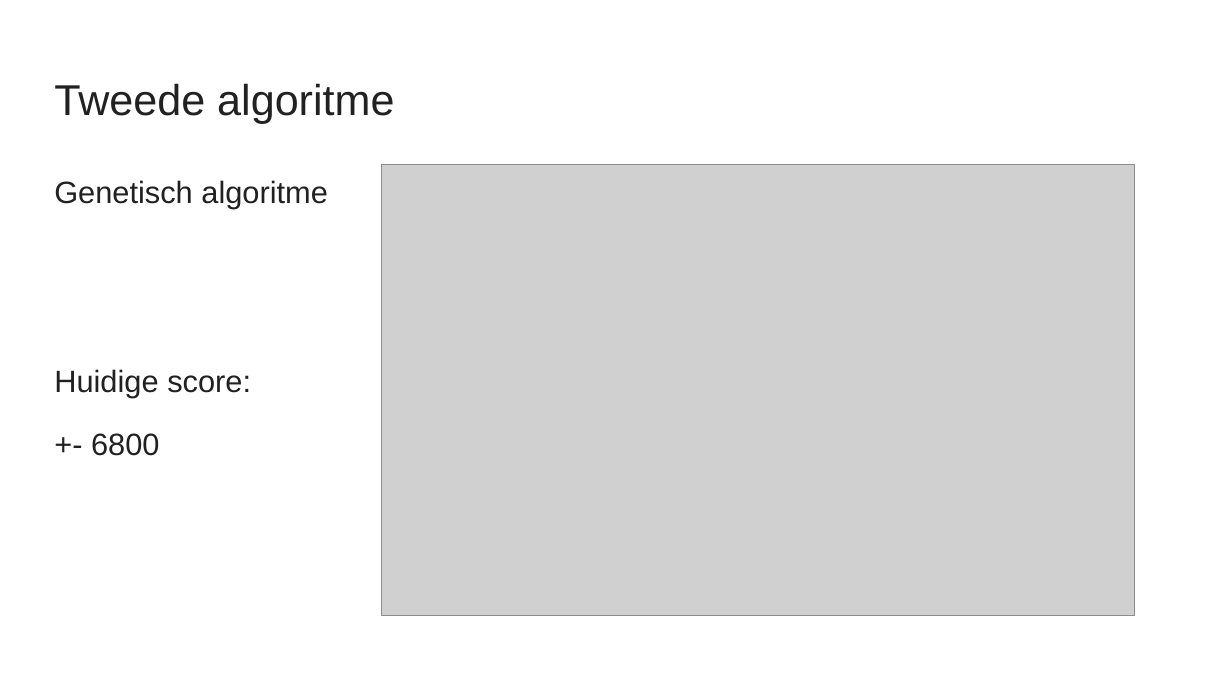
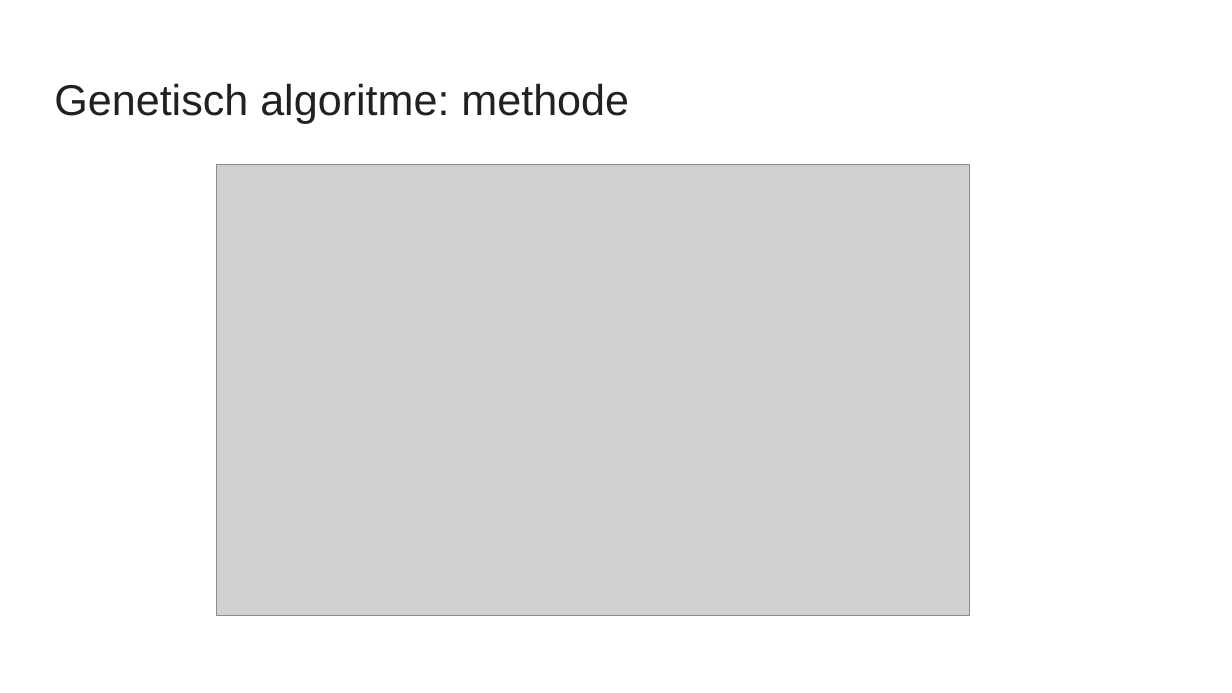
Before and after one commit to maiklarooij/Trainspotters, a slide deck: slide 11 of doc/Oefenpresentatie.pptx (slide 12 before the commit). Drawn at 1232x693 pixels with LibreOffice and Linux fonts; fonts in the diff are those of the drawing; grey boxes stand for pictures. Boxes give left, top, right and bottom in pixels: in the first picture for what was removed or moved away, otherwise in the second. Text is boxed around its words. In the diff, an @@ line names an element or a change of style, - is before the commit and + after.

```diff
--- a/doc/Oefenpresentatie.pptx
+++ b/doc/Oefenpresentatie.pptx
@@ title at [54,83,629,123]: text changed @@
-Tweede algoritme
+Genetisch algoritme: methode
@@ picture: place and size @@
-picture at [381,165,1133,616]
+picture at [217,165,970,616]
@@ text removed at [54,180,328,456] @@
-Genetisch algoritme
-Huidige score:
-+- 6800
```
Also in this commit, not shown: 6 other slides changed, 4 slides added, 2 slides removed, 31 other files.
